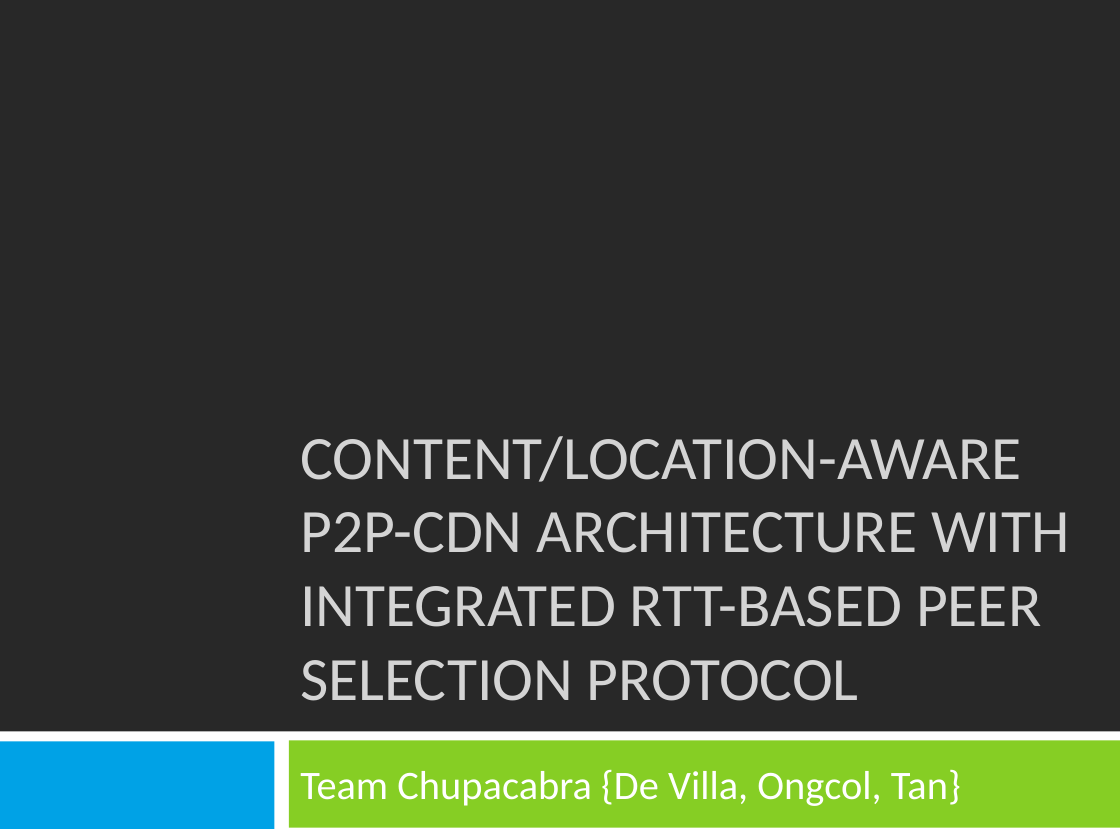
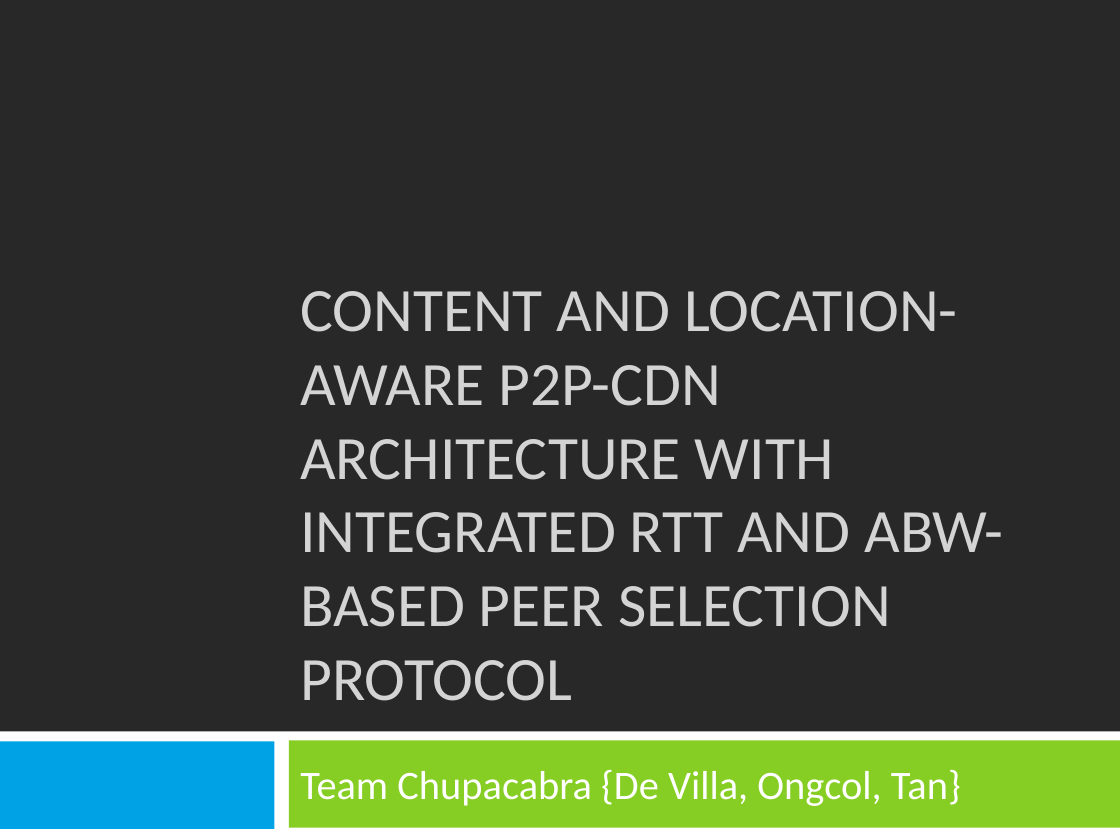
Before and after one commit to janeriongcol/ndsg-chupacabra, a slide deck: slide 1 of Presentations/Mock Presentation.pptx. Drawn at 1120x840 pixels with LibreOffice and Linux fonts; fonts in the diff are those of the drawing. Boxes give left, top, right and bottom in pixels: in the first picture for what was removed or moved away, otherwise in the second. Text is boxed around its words. In the diff, an @@ line names an element or a change of style, - is before the commit and + after.

```diff
--- a/Presentations/Mock Presentation.pptx
+++ b/Presentations/Mock Presentation.pptx
@@ title at [300, 291, 1003, 701]: text changed @@
-CONTENT/LOCATION-AWARE P2P-CDN ARCHITECTURE WITH INTEGRATED RTT-BASED PEER SELECTION PROTOCOL
+CONTENT AND LOCATION-AWARE P2P-CDN ARCHITECTURE WITH INTEGRATED RTT AND ABW-BASED PEER SELECTION PROTOCOL
```
Also in this commit, not shown: 16 other slides changed, 1 slide added, 3 slides removed.
